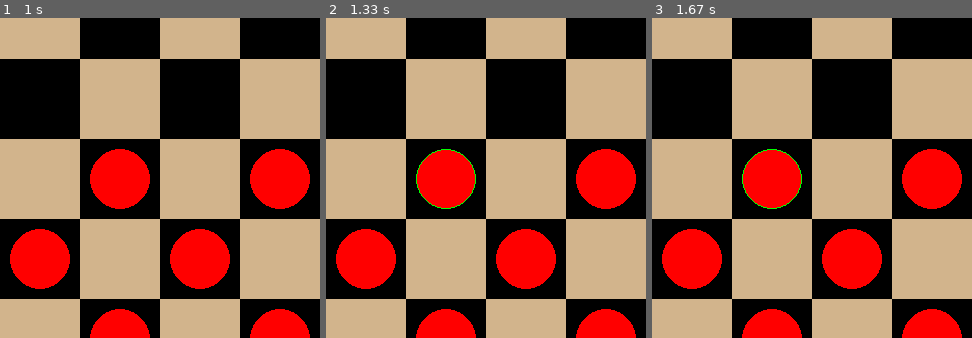
Above: before the commit, frames 1-3 (left to right).
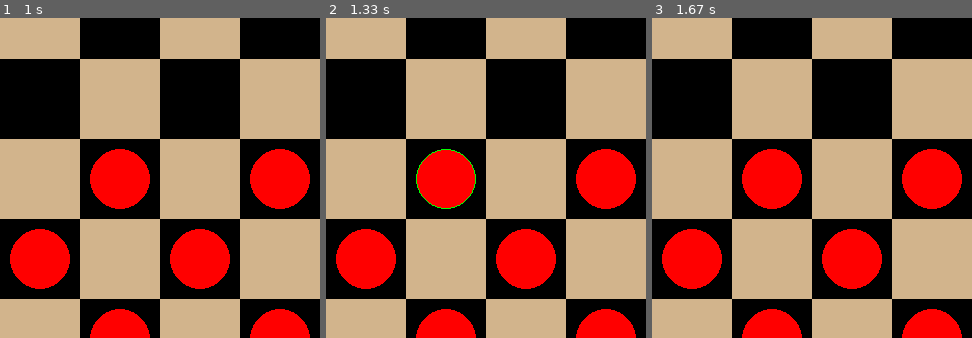
Above: after the commit, the same moments.

Repository: jayalen86/Checkers_in_Pygame
Game: pygame game, started from Checkers.py
The game is run twice, just before and just after one commit, with the same random seed, the same clock (stepped at 60 frames per second) and the same inputs.
Inputs (mouse positions are % of the whole screen's width and height, from its top left):
- Up to frame 1 (1 s): click (50, 50) at 0.43 s
- Up to frame 2 (1.33 s): click (19, 73) at 1.3 s
- Up to frame 3 (1.67 s): no input
The pictures show only the part of the screen within x 0-50%, y 44-94%; the shares and areas given below are measured in that part.

Frames 1-2 are identical in both runs. In frame 3, 0.2% of the frame differs, in the area x 28-47%, y 40-60%.

Commit message:
Removed unnecessary if statement

Diff:
--- a/Checkers.py
+++ b/Checkers.py
@@ -258,7 +258,7 @@
         position = pygame.mouse.get_pos()
         square = get_grid_row_col(position)
         row, col = square[0], square[1]
-        if piece_to_move and len(extra_jumps) == 0 and (piece_to_move[3] != row and piece_to_move[4] != col):
+        if piece_to_move and len(extra_jumps) == 0:
             UL, UR, DL, DR = False, False, False, False
             oldrow, oldcol  = piece_to_move[3], piece_to_move[4]
             if piece_to_move[0][1] == 'K':
